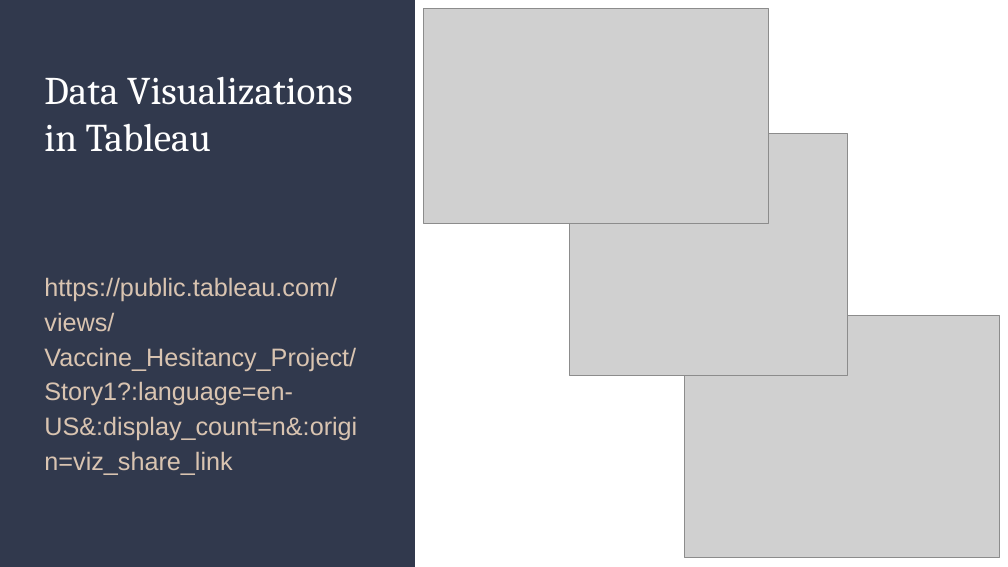
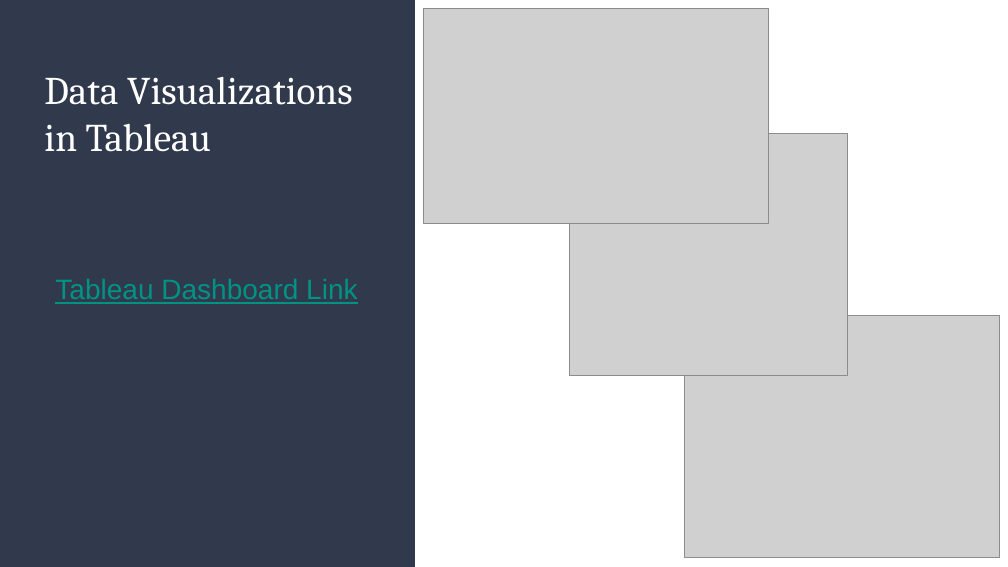
Before and after one commit to AaraniSivasekaram/Predictive_Modelling_Project, a slide deck: slide 7 of Vaccine Hesitancy Presentation.pptx. Drawn at 1008x567 pixels with LibreOffice and Linux fonts; fonts in the diff are those of the drawing; grey boxes stand for pictures. Boxes give left, top, right and bottom in pixels: in the first picture for what was removed or moved away, otherwise in the second. Text is boxed around its words. In the diff, an @@ line names an element or a change of style, - is before the commit and + after.

```diff
--- a/Vaccine Hesitancy Presentation.pptx
+++ b/Vaccine Hesitancy Presentation.pptx
@@ text at box(55, 279, 357, 304): text changed; size 18 to 20 pt; text colour #D9C4B1 to #009384 @@
-https://public.tableau.com/views/Vaccine_Hesitancy_Project/Story1?:language=en-US&:display_count=n&:origin=viz_share_link
+Tableau Dashboard Link
```
Also in this commit, not shown: 2 other slides changed, 1 slide added, 1 slide removed, 1 other file.
